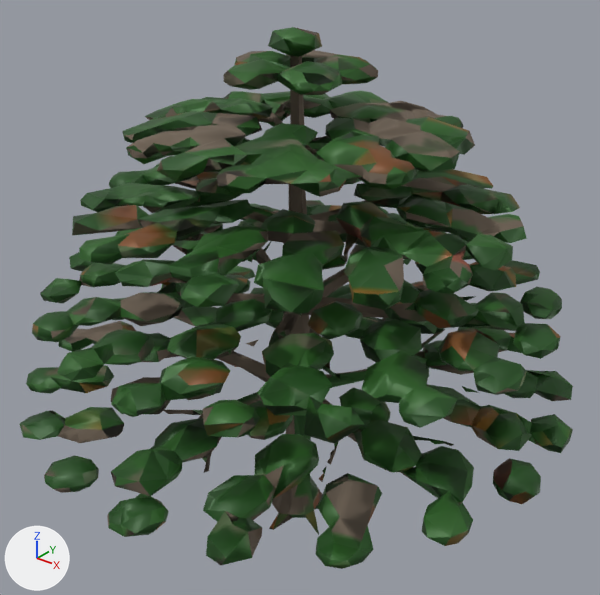
A saved change to the glTF model priv/models/cay_bang.mid.glb.
One viewpoint serves both versions: a 50 mm camera at (7.82, -9.73, 10.52) aimed at (0.0, 0.04, 4.46). Every picture has the same lights, and +X, +Y and +Z are marked at lower left. The first picture is the older version. Vertices at exactly the same position are counted once.

Objects in the first picture: 'cay_bang'.
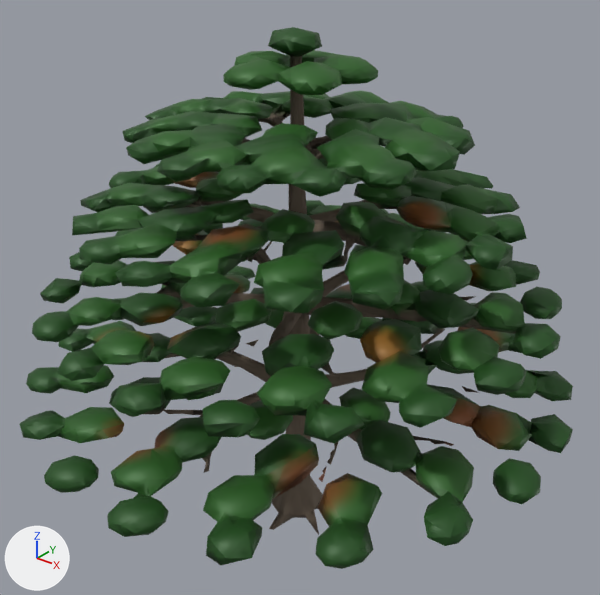
Pixel boxes (x1, y1, x2, y2) of what changed, in the pictures (600 x 595 px; the box of a moved part takes in the faces that stretch with it):
```json
{"part": 1, "of": "me_cay_bang", "change": "moved or reshaped", "before": [69, 39, 525, 537], "after": [99, 39, 525, 498]}
{"part": 2, "of": "me_cay_bang", "change": "moved or reshaped", "before": [111, 377, 203, 498], "after": [109, 377, 203, 498]}
{"part": 3, "of": "me_cay_bang", "change": "surface changed", "before": [19, 27, 572, 567], "after": [19, 27, 572, 567]}
```

Edits to the scene script, one JSON object a line:
```json
{"block": "me_cay_bang", "where": "me_cay_bang.from_pydata(...)  # 3808 vertices, 7991 faces; spans x -4.62..4.64, y -4.62..4.64, z -0.02..8.8"}
{"block": "me_cay_bang", "where": "# used by ob_cay_bang; location = (0.0, 0.0, 0.0)"}
{"block": "me_cay_bang", "change": "me_cay_bang part 1: 21 vertices moved from x -2.96..3.86, y -2.72..2.7, z 3.09..7.19 to x -2.94..3.9, y -2.72..2.67, z 3.16..7.19; 113 vertices removed from x -3.01..4.0, y -3.6..3.07, z 2.76..8.5; 111 vertices added at x -2.89..3.81, y -2.69..3.05, z 2.86..8.51"}
{"block": "me_cay_bang", "change": "me_cay_bang part 2: 2 vertices moved from x -1.44..-0.2, y -2.74..-2.6, z 2.93..2.99 to x -1.48..-0.17, y -2.75..-2.59, z 2.95..3.02; 12 vertices removed from x -1.89..0.37, y -4.02..-2.54, z 2.95..3.29; 14 vertices added at x -1.88..0.39, y -4.02..-2.55, z 2.97..3.31"}
{"block": "me_cay_bang", "change": "me_cay_bang part 3: 6928 kept faces spanning x -4.62..4.64, y -4.62..4.64, z -0.02..8.8 get new texture (UV) coordinates"}
```
